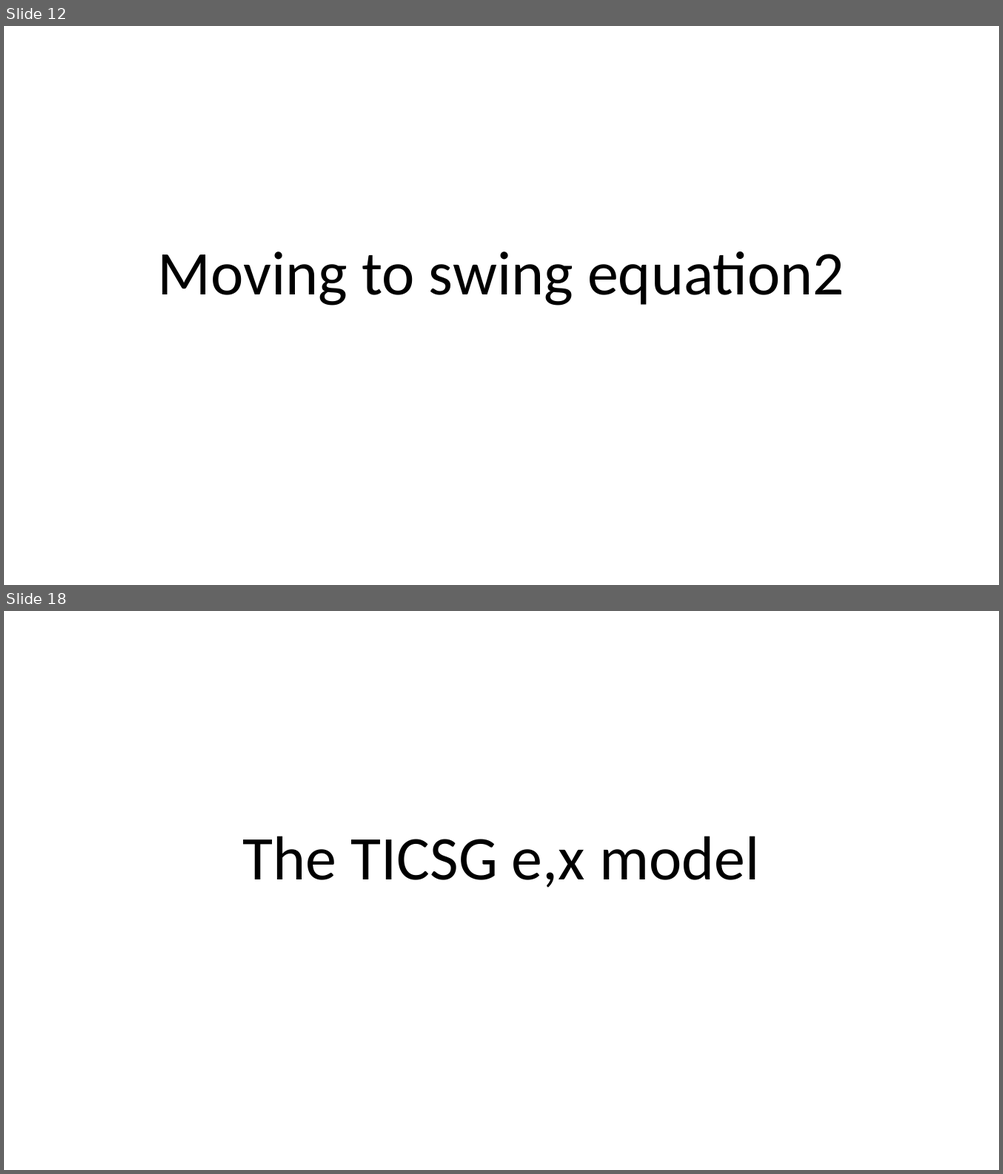
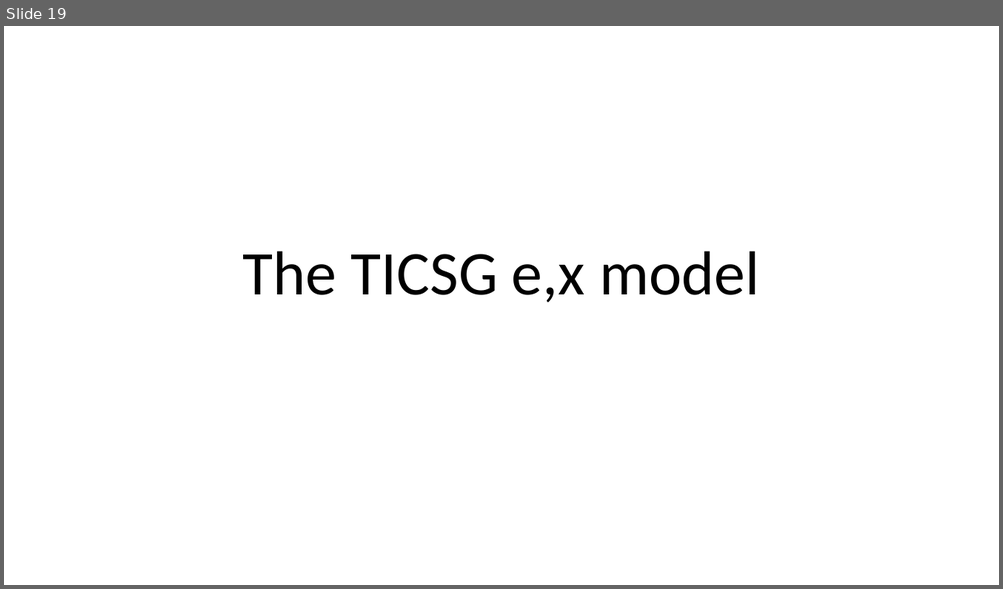
Before and after one commit to eladven/thesis, a slide deck: Presentations/Seminar.pptx. Shown one above the other, each under a label of ours: slides 12 and 18 before the commit, slide 19 after it; the slides between them are not shown. The pictures are 1003x1174 and 1003x589 pixels, drawn with LibreOffice and Linux fonts; fonts in the diff are those of the drawing. Boxes give left, top, right and bottom in pixels: in the first picture for what was removed or moved away, otherwise in the second. Text is boxed around its words. In the diff, an @@ line names an element or a change of style, - is before the commit and + after.

```diff
--- a/Presentations/Seminar.pptx
+++ b/Presentations/Seminar.pptx
@@ slide 12 removed at (x1=4, y1=26, x2=999, y2=585), background #FFFFFF @@
@@ title removed at (x1=158, y1=252, x2=844, y2=306) @@
-Moving to swing equation2
@@ what was slide 18 is now slide 19 @@
```
Also in this commit, not shown: 18 slides added, 16 other slides removed, 1 other file.
